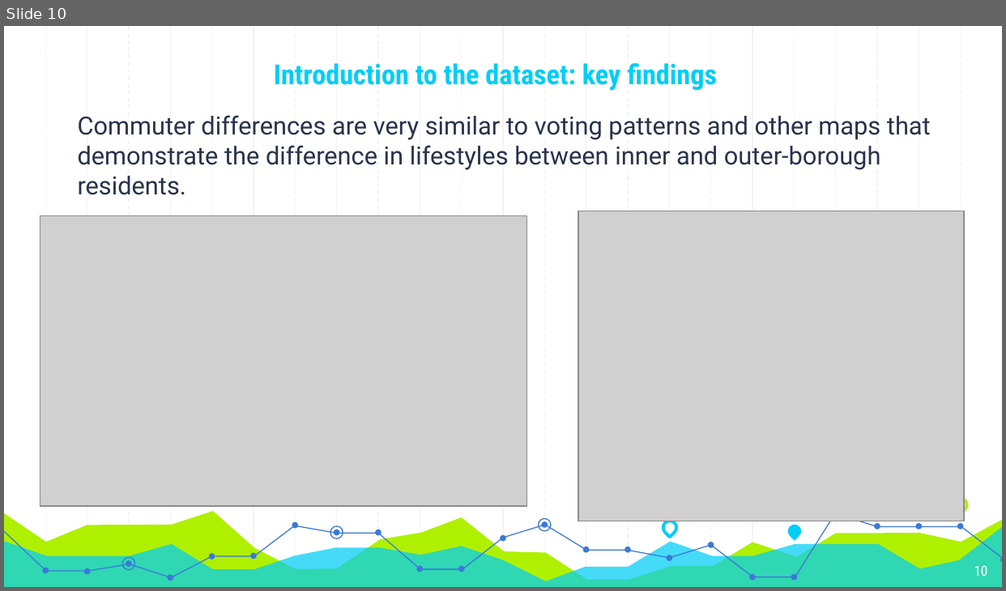
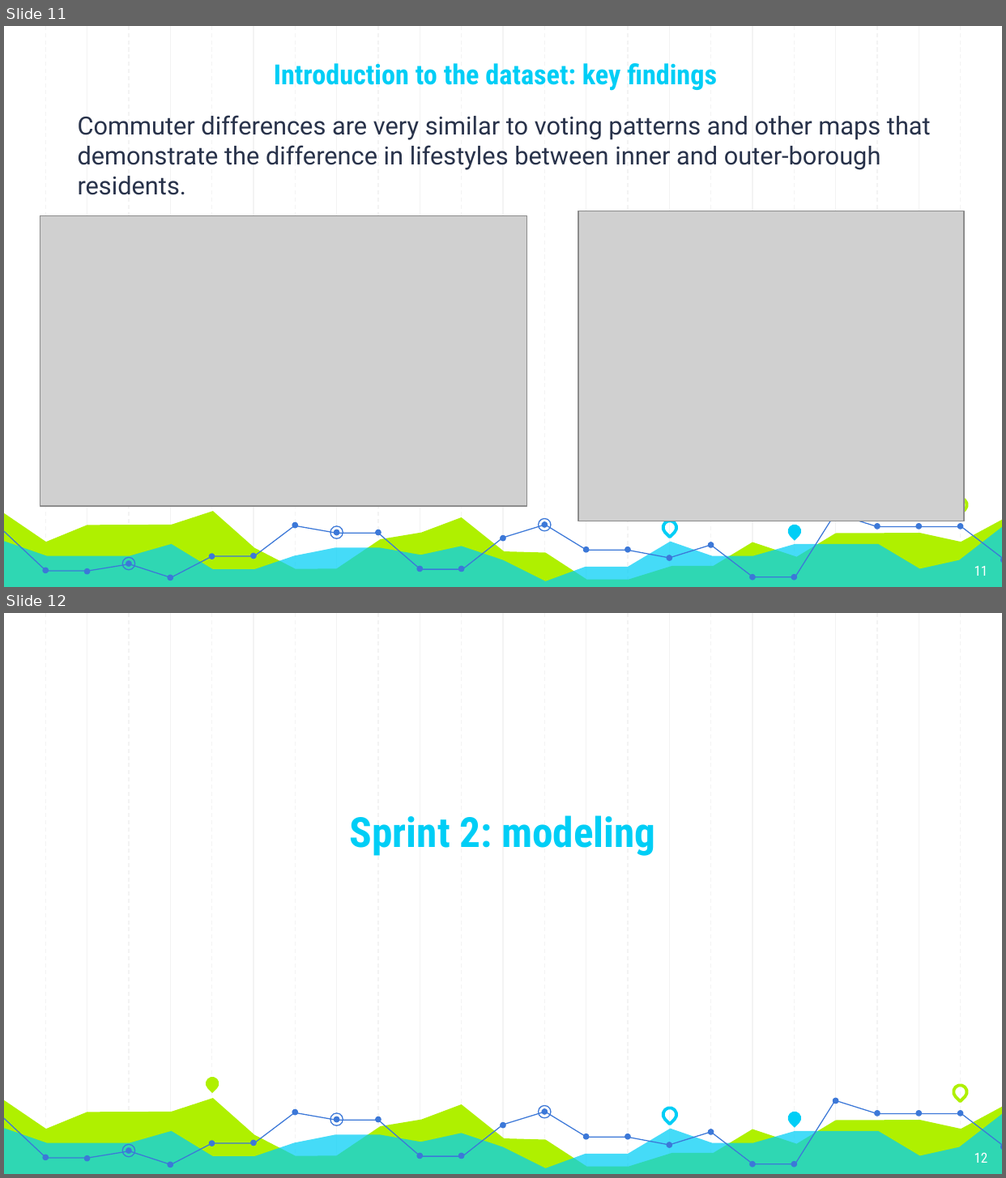
Before and after one commit to evanspiller0202/CapstoneMTAbestroute, a slide deck: reports/Capstone_summary.pptx. Shown one above the other, each under a label of ours: slide 10 before the commit, slides 11 and 12 after it. The pictures are 1006x591 and 1006x1178 pixels, drawn with LibreOffice and Linux fonts; fonts in the diff are those of the drawing; grey boxes stand for pictures. Boxes give left, top, right and bottom in pixels: in the first picture for what was removed or moved away, otherwise in the second. Text is boxed around its words. In the diff, an @@ line names an element or a change of style, - is before the commit and + after.

```diff
--- a/reports/Capstone_summary.pptx
+++ b/reports/Capstone_summary.pptx
@@ slide 12 added at box(4, 613, 1002, 1174), background #FFFFFF; not listed: 58 template elements that a slide beside it also shows @@
@@ title added at box(350, 815, 655, 856), 30 pt, text #00CEF6, bold @@
+Sprint 2: modeling
@@ ellipse added at box(833, 1098, 838, 1104), fill #3C78D8 @@
@@ page number added at box(974, 1152, 988, 1163), 10 pt, text #FFFFFF @@
+12
@@ what was slide 10 is now slide 11 @@
@@ page number at box(974, 566, 988, 576): text changed @@
-10
+11
```
Also in this commit, not shown: 1 slide changed, 6 other slides added, 16 other files.
